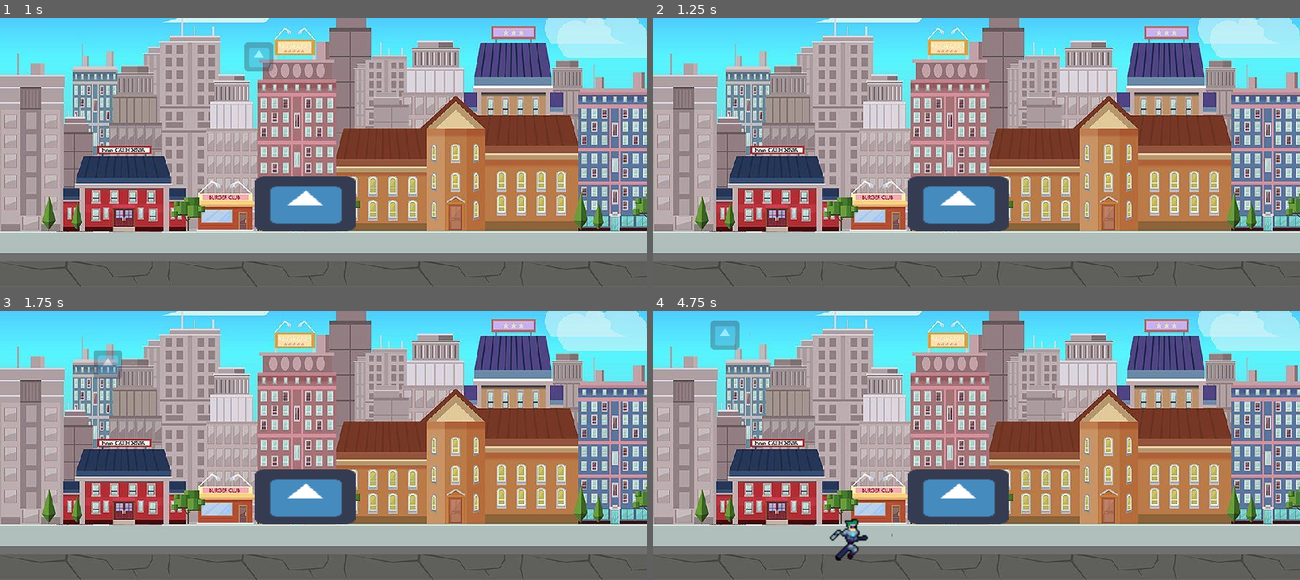
Above: before the commit, frames 1-4 (two rows, left to right).
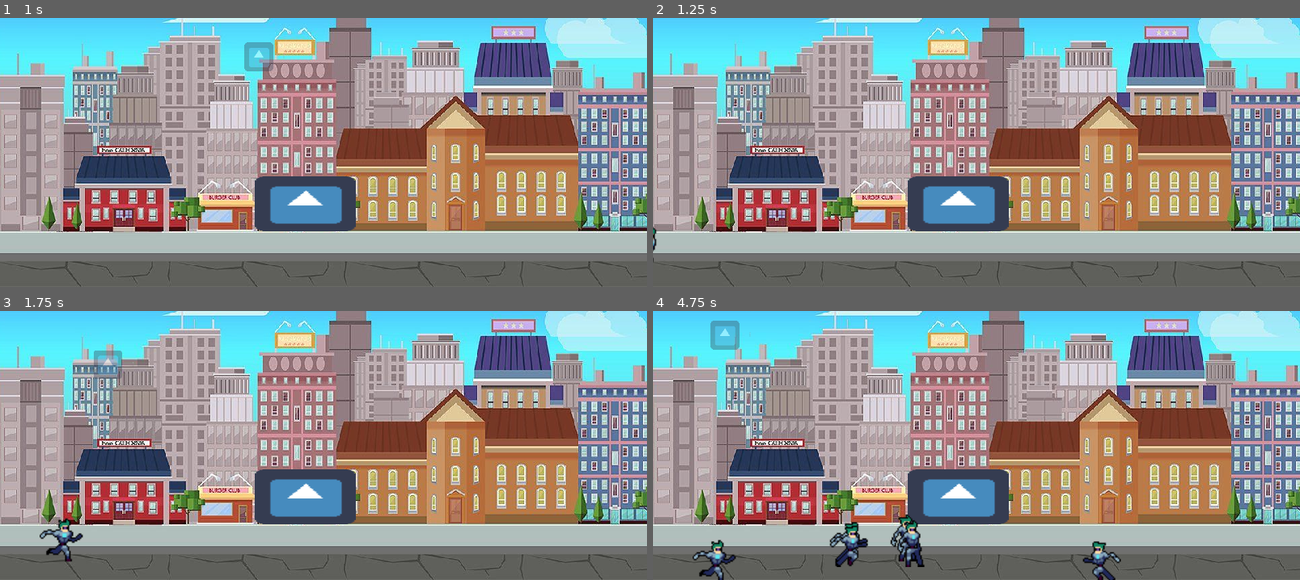
Above: after the commit, the same moments.

Repository: Zakcrust/idlegame-project
Game: Godot game, scene res://Src/View/TestView.tscn
Two runs of this game, one before a commit and one after it. Both use one fixed random seed, a clock stepped at 60 frames per second and the inputs below. The engine's default icon, where the game draws it, is replaced by a stand-in: a white triangle on a blue panel in a dark square.
Inputs (mouse positions are in pixels of both pictures, inside the frame that each line leads up to):
- Up to frame 1 (1 s): tap Enter at 0.5 s; move the mouse to (465, 139) at 0.52 s; click (465, 139) at 0.67 s
- Up to frame 2 (1.25 s): no input
- Up to frame 3 (1.75 s): move the mouse to (194, 458) at 1.27 s; click (194, 458) at 1.42 s
- Up to frame 4 (4.75 s): move the mouse to (1041, 386) at 2.02 s; click (1041, 386) at 2.17 s; move the mouse to (944, 499) at 2.77 s; click (944, 499) at 2.92 s; move the mouse to (1170, 485) at 3.52 s; click (1170, 485) at 3.67 s; move the mouse to (782, 405) at 4.27 s; click (782, 405) at 4.42 s

Frame 1 is identical in both runs. In frame 2, less than 0.1% of the frame differs, in the area x 0-1%, y 77-91%; in frame 3, 0.4%; in frame 4, 2.0%, in the area x 6-73%, y 75-100%.

Commit message:
add npc tap event

Diff:
--- /dev/null
+++ b/Src/Globals/Redux/Reducer/CurrencyReducer.gd
@@ -0,0 +1,16 @@
+extends Node
+
+
+# Declare member variables here. Examples:
+# var a = 2
+# var b = "text"
+
+
+# Called when the node enters the scene tree for the first time.
+func _ready():
+	pass # Replace with function body.
+
+
+# Called every frame. 'delta' is the elapsed time since the previous frame.
+#func _process(delta):
+#	pass
--- a/Src/NPCs/NPC1.gd
+++ b/Src/NPCs/NPC1.gd
@@ -28,12 +28,12 @@
 		init_direction = directions.right
 		global_position = init_positions.left
 		$AnimatedSprite.scale.x *= init_direction.x
-		$Raycast.cast_to.x *= init_direction.x
+#		$Raycast.cast_to.x *= init_direction.x
 	else:
 		init_direction = directions.left
 		global_position = init_positions.right
 		$AnimatedSprite.scale.x *= init_direction.x
-		$Raycast.cast_to.x *= init_direction.x
+#		$Raycast.cast_to.x *= init_direction.x
 
 	if rand_num > 0.6:
 		role = "Customer"
--- a/Src/NPCs/NPC1.tscn
+++ b/Src/NPCs/NPC1.tscn
@@ -108,8 +108,3 @@
 
 [node name="Move" type="Node" parent="Role/Passby"]
 script = ExtResource( 7 )
-
-[node name="Raycast" type="RayCast2D" parent="."]
-enabled = true
-cast_to = Vector2( 100, 0 )
-collide_with_areas = true
--- a/Src/NPCs/Types/Customer.gd
+++ b/Src/NPCs/Types/Customer.gd
@@ -10,8 +10,15 @@
 var active_shops
 var action_done = false
 
+var randr_dist_to_shop : float = 0
+var rand_y : int = 0
+var random = RandomNumberGenerator.new()
+
 func enter():
+	random.randomize()
+	rand_y = random.randi_range(0, 25)
 	character = get_parent().get_parent()
+	character.global_position.y += rand_y
 	active_shops = GameReducer.get_active_shop()
 	state = get_child(0)
 	_enter_state()
@@ -48,7 +55,8 @@
 		change_to("Move")
 
 func check_game_shop() -> void:
-	if not action_done and character.global_position.distance_to(active_shops.global_position) < 90:
+	randr_dist_to_shop = random.randf_range(90 + rand_y, 150)
+	if not action_done and character.global_position.distance_to(active_shops.global_position) < randr_dist_to_shop:
 		change_to("Idle")
 		yield(get_tree().create_timer(3.0),"timeout")
 		action_done = true
@@ -56,7 +64,7 @@
 
 
 func process(delta):
-	queue_check()
+#	queue_check()
 	check_game_shop()
 	if state.has_method("process"):
 		state.process(delta)
--- a/Src/NPCs/Types/Passby.gd
+++ b/Src/NPCs/Types/Passby.gd
@@ -10,7 +10,7 @@
 
 func enter():
 	character = get_parent().get_parent()
-	character.global_position.y += 40
+	character.global_position.y += 50
 	state = get_child(0)
 	_enter_state()
 
--- /dev/null
+++ b/Src/Redux/action_types.gd
@@ -0,0 +1,9 @@
+extends Node
+
+const GAME_SET_START_TIME = 'GAME_SET_START_TIME'
+
+const PLAYER_SET_NAME = 'PLAYER_SET_NAME'
+const PLAYER_SET_HEALTH = 'PLAYER_SET_HEALTH'
+
+const SHOP_BUY_ITEM = 'SHOP_BUY_ITEM'
+const SHOP_UPGRADE_ITEM = 'SHOP_UPGRADE_ITEM'
--- /dev/null
+++ b/Src/Redux/actions.gd
@@ -0,0 +1,21 @@
+extends Node
+
+onready var types = get_node('/root/ActionTypes')
+
+func game_set_start_time(time):
+	return {
+		'type': types.GAME_SET_START_TIME,
+		'time': time
+	}
+
+func player_set_name(name):
+	return {
+		'type': types.PLAYER_SET_NAME,
+		'name': name
+	}
+
+func player_set_health(health):
+	return {
+		'type': types.PLAYER_SET_HEALTH,
+		'health': health
+	}
--- /dev/null
+++ b/Src/Redux/main.gd
@@ -0,0 +1,19 @@
+extends Node
+
+onready var actions 	= 	get_node('/root/Actions')
+onready var reducers 	= 	get_node('/root/Reducers')
+onready var store 		= 	get_node('/root/Store')
+
+func _ready():
+	store.create([
+		{'name': 'game', 'instance': reducers},
+		{'name': 'player', 'instance': reducers}
+	], [
+		{'name': '_on_store_changed', 'instance': self}
+	])
+	store.dispatch(actions.game_set_start_time(OS.get_unix_time()))
+	store.dispatch(actions.player_set_name('Me'))
+	store.dispatch(actions.player_set_health(100))
+
+func _on_store_changed(name, state):
+	print (store.get_state())
--- /dev/null
+++ b/Src/Redux/reducers.gd
@@ -0,0 +1,21 @@
+extends Node
+
+onready var types = get_node('/root/ActionTypes')
+onready var store = get_node('/root/Store')
+func game(state, action):
+	if action['type'] == ActionTypes.GAME_SET_START_TIME:
+		var next_state = store.shallow_copy(state)
+		next_state['start_time'] = action['time']
+		return next_state
+	return state
+
+func player(state, action):
+	if action['type'] == ActionTypes.PLAYER_SET_NAME:
+		var next_state = store.shallow_copy(state)
+		next_state['name'] = action['name']
+		return next_state
+	if action['type'] == ActionTypes.PLAYER_SET_HEALTH:
+		var next_state = store.shallow_copy(state)
+		next_state['health'] = action['health']
+		return next_state
+	return state
--- /dev/null
+++ b/Src/Redux/store.gd
@@ -0,0 +1,51 @@
+extends Node
+
+var _state = {}
+var _reducers = {}
+
+signal state_changed(reducer_name, state)
+
+func create(reducers, callbacks = null):
+	for reducer in reducers:
+		var reducer_name = reducer['name']
+		if not _state.has(reducer_name):
+			_state[reducer_name] = {}
+		if not _reducers.has(reducer_name):
+			_reducers[reducer_name] = funcref(reducer['instance'], reducer_name)
+			var initial_state = _reducers[reducer_name].call_func(
+				_state[reducer_name],
+				{'type': null}
+			)
+			_state[reducer_name] = initial_state
+
+	if callbacks != null:
+		for callback in callbacks:
+			subscribe(callback['instance'], callback['name'])
+
+func subscribe(target, method):
+	connect('state_changed', target, method)
+
+func unsubscribe(target, method):
+	disconnect('state_changed', target, method)
+
+func dispatch(action):
+	for reducer_name in _reducers.keys():
+		var state = _state[reducer_name]
+		var next_state = _reducers[reducer_name].call_func(state, action)
+		if next_state == null:
+			_state.erase(reducer_name)
+			emit_signal('state_changed', reducer_name, null)
+		elif state != next_state:
+			_state[reducer_name] = next_state
+			emit_signal('state_changed', reducer_name, next_state)
+
+func get_state():
+	return _state
+
+func shallow_copy(dict):
+	return shallow_merge(dict, {})
+
+func shallow_merge(src_dict, dest_dict):
+	for i in src_dict.keys():
+		dest_dict[i] = src_dict[i]
+	return dest_dict
--- a/Src/Tap/Tap.gd
+++ b/Src/Tap/Tap.gd
@@ -4,7 +4,6 @@
 	$Label.text = value
 
 func _ready():
-	print("spawned")
 	$Tween.interpolate_property(self, "position", global_position, global_position + Vector2(0, -100),0.5)
 	$Tween.interpolate_property(self, "modulate", modulate, Color8(255,255,255,0), 0.5)
 	$Tween.start()
--- /dev/null
+++ b/Src/Utils/ItemBoosts.gd
@@ -0,0 +1,5 @@
+extends Resource
+
+class_name ItemBoosts
+
+const TAP_BOOST = "TAP_BOOST"
--- /dev/null
+++ b/Src/Utils/ShopItem.gd
@@ -0,0 +1,24 @@
+extends Node
+
+class_name ShopItem
+
+c
+
+func _init(p_name : String, p_price : int, p_boost, p_multiplier):
+	item_name = p_name
+	item_price = p_price
+	item_boost = p_boost
+	price_multiplier = p_multiplier
+
+
+func get_item_name() -> String:
+	return item_name
+
+func get_item_price() -> int:
+	return item_price
+
+func get_item_boost() -> String:
+	return item_boost
+
+func get_price_multiplier() -> float:
+	return price_multiplier
--- a/Src/Utils/Spawner.gd
+++ b/Src/Utils/Spawner.gd
@@ -9,4 +9,7 @@
 	$Timer.start()
 
 func _on_Timer_timeout():
+	npc_spawn()
+
+func npc_spawn() -> void:
 	get_parent().add_child(npc_scene.instance())
--- a/Src/View/TestView.gd
+++ b/Src/View/TestView.gd
@@ -2,11 +2,13 @@
 
 var tap_scene : PackedScene = preload("res://Src/Tap/Tap.tscn")
 
+var registered_tap : int = 0
 
 func _input(event):
 	if event is InputEventMouseButton:
 		if event.pressed:
 			generate_coins(event.global_position)
+			registered_tap += 1
 
 
 func generate_coins(coin_pos : Vector2) -> void:
@@ -14,3 +16,20 @@
 	tap.global_position = coin_pos
 	tap.init("1")
 	add_child(tap)
+
+
+
+func _on_TPSCounter_timeout():
+	var TPM  = registered_tap * 60
+	print("registered_tap_per_minute : %s" % TPM)
+	registered_tap = 0
+
+	var npc_to_spawn = TPM / 60
+	spawn_extra_npc(npc_to_spawn)
+
+
+
+func spawn_extra_npc(amount) -> void:
+	for x in range(0, amount):
+		$YSort/NPCSpawner.npc_spawn()
+		yield(get_tree().create_timer(0.1), "timeout")
--- a/Src/View/TestView.tscn
+++ b/Src/View/TestView.tscn
@@ -24,3 +24,8 @@
 
 [node name="NPCSpawner" parent="YSort" instance=ExtResource( 3 )]
 spawn_wait_time = 3.0
+
+[node name="TPSCounter" type="Timer" parent="."]
+autostart = true
+
+[connection signal="timeout" from="TPSCounter" to="." method="_on_TPSCounter_timeout"]
--- a/project.godot
+++ b/project.godot
@@ -13,9 +13,21 @@
 "class": "FiniteStateMachine",
 "language": "GDScript",
 "path": "res://Src/Utils/FiniteStateMachine.gd"
+}, {
+"base": "Resource",
+"class": "ItemBoosts",
+"language": "GDScript",
+"path": "res://Src/Utils/ItemBoosts.gd"
+}, {
+"base": "Node",
+"class": "ShopItem",
+"language": "GDScript",
+"path": "res://Src/Utils/ShopItem.gd"
 } ]
 _global_script_class_icons={
-"FiniteStateMachine": ""
+"FiniteStateMachine": "",
+"ItemBoosts": "",
+"ShopItem": ""
 }
 
 [application]
@@ -27,6 +39,10 @@
 [autoload]
 
 GameReducer="*res://Src/Globals/Redux/Reducer/GameReducer.gd"
+Actions="*res://Src/Redux/actions.gd"
+ActionTypes="*res://Src/Redux/action_types.gd"
+Reducers="*res://Src/Redux/reducers.gd"
+Store="*res://Src/Redux/store.gd"
 
 [display]
 
--- /dev/null
+++ b/script_templates/ShopItemBase.gd
@@ -0,0 +1,9 @@
+extends ShopItem
+
+var item_name : String
+var item_price : int
+var item_boost : String
+var price_multiplier : float
+
+func _init().(item_name, item_price, item_boost, price_multiplier):
+	pass
Not shown: 2 places in Src/NPCs/NPC1.tscn that only renumber resources
